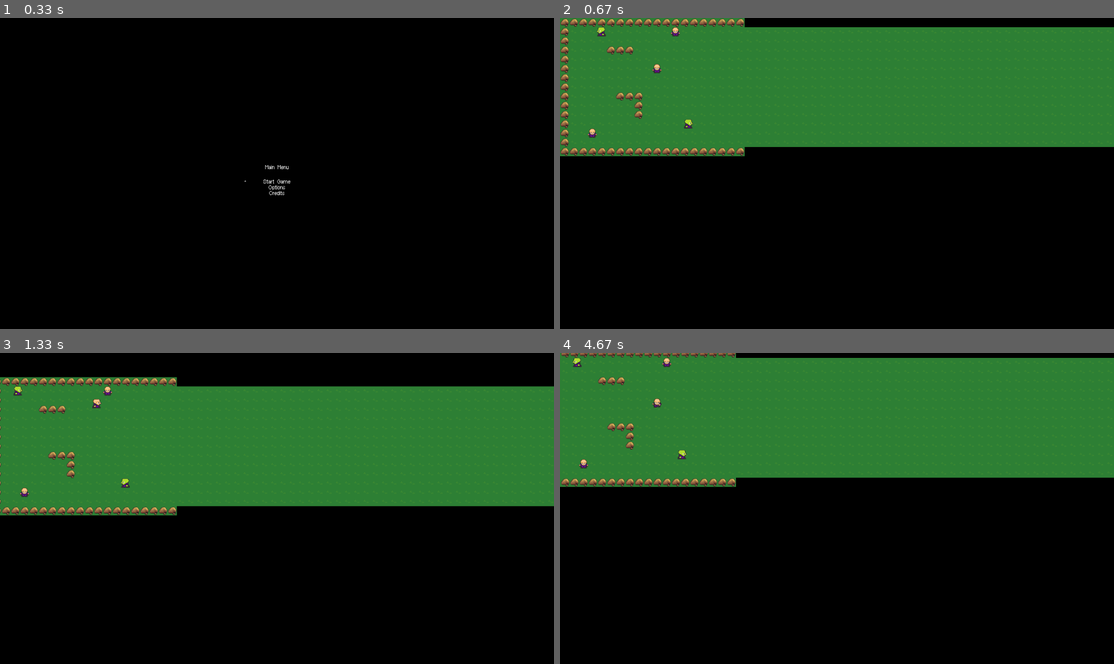
Above: before the commit, frames 1-4 (two rows, left to right).
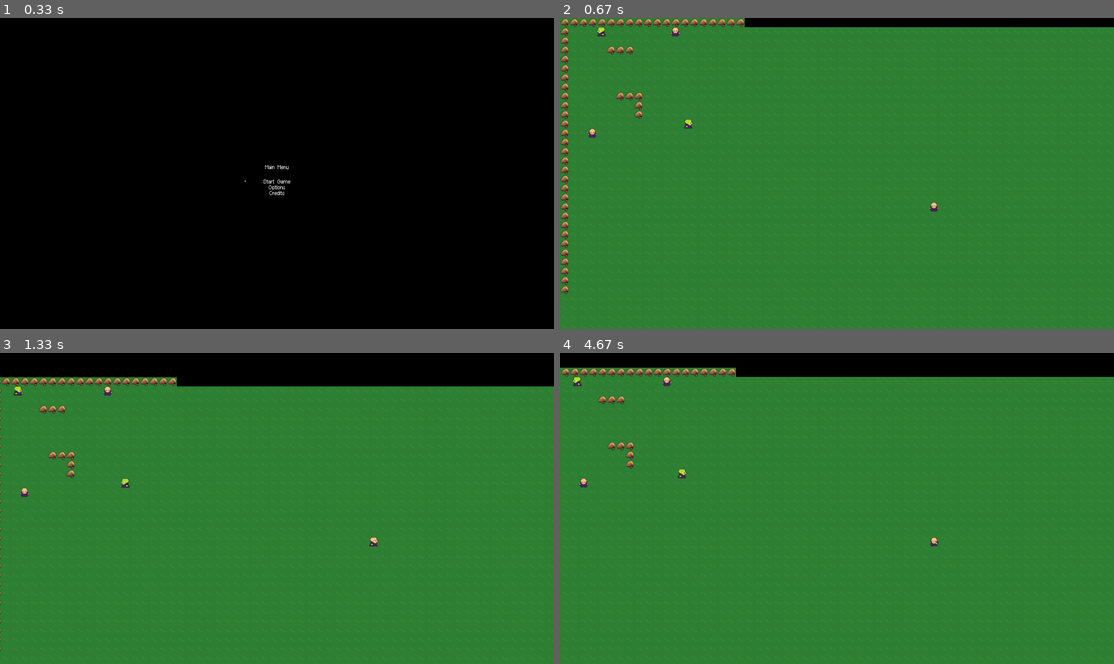
Above: after the commit, the same moments.

Repository: RyanNageer/Pygame
Game: pygame game, started from main.py
Two runs of this game, one before a commit and one after it. Both use one fixed random seed, a clock stepped at 60 frames per second and the inputs below.
Inputs:
- Up to frame 1 (0.33 s): no input
- Up to frame 2 (0.67 s): tap Enter at 0.33 s
- Up to frame 3 (1.33 s): hold Up 0.67-1.13 s; hold Right from 1.17 s (still down)
- Up to frame 4 (4.67 s): release Right at 1.63 s; hold Left 1.67-2.2 s; hold Down 2.23-2.53 s; hold Left 2.57-2.97 s; tap Space at 3 s; hold Up 3.33-3.7 s; hold Right 3.73-4.37 s; hold Down from 4.4 s (still down)

Frame 1 is identical in both runs. In frame 2, 58% of the frame differs, in the area x 0-100%, y 14-100%; in frame 3, 50%; in frame 4, 66%, in the area x 0-100%, y 0-100%.

Commit message:
Created the camera class. Going to try and implement it.

Diff:
--- /dev/null
+++ b/camera.py
@@ -0,0 +1,55 @@
+import pygame
+vec = pygame.math.Vector2
+from abc import ABC, abstractmethod # Inheriting from ABC tells Python: this class may contain abstract methods and can be treated as an abstract base class
+
+#Camera needs to be able to switch between 3 modes: Auto movement, follow the player, and static border mode where it doesnt move
+class Camera:
+    def __init__(self, player):
+        self.player = player
+        self.offset = vec(0,0) # What we use to frame our camera in the right position
+        self.offset_float = vec(0,0) # stores precise position of our offset
+        self.DISPLAY_W, self.DISPLAY_H = 1920, 1080
+        self.CONST = vec(-self.DISPLAY_W / 2 + player.rect.w / 2, -self.player.ground_y + 20)
+
+    def setmethod(self, method): # Picks the method we're using, whether it be auto, follow, or border
+        self.method = method
+
+    def scroll(self): # Abstract Class, strategy pattern
+        self.method.scroll()
+
+class CamScroll(ABC): # Inheriting from ABC tells Python: this class may contain abstract methods and can be treated as an abstract base class
+    def __init__(self, camera, player):
+        self.camera = camera
+        self.player = player
+
+    @abstractmethod # @abstractmethod – marks methods that must be overridden, if the line under it isn't filled then python will report something has gone wrong.
+    def scroll(self):
+        pass
+
+class Follow(CamScroll):
+    def __init__(self, camera, player):
+        CamScroll.__init__(self, camera, player)
+
+                      # we subtract the position of the player by the position of the camera in order to put the camera in the correct spot at the position of the player
+    def scroll(self): # if we subtract the position of the camera by an offset the player will always be in the middle of the screen
+        self.camera.offset_float.x += (self.player.rect.x - self.camera.offset_float.x + self.camera.CONST.x)
+        self.camera.offset_float.x += (self.player.rect.y - self.camera.offset_float.y + self.camera.CONST.y)
+        self.camera.offset.x, self.camera.offset.y = int(self.camera.offset_float.x), int(self.camera.offset_float.y)
+
+class Border(CamScroll):
+    def __init__(self, camera, player):
+        CamScroll.__init__(self, camera, player)
+
+    def scroll(self):
+        self.camera.offset_float.x += (self.player.rect.x - self.camera.offset_float.x + self.camera.CONST.x)
+        self.camera.offset_float.x += (self.player.rect.y - self.camera.offset_float.y + self.camera.CONST.y)
+        self.camera.offset.x, self.camera.offset.y = int(self.camera.offset_float.x), int(self.camera.offset_float.y)
+        self.camera.offset.x = max(self.player.left_border, self.camera.offset.x) # handles the left border # to stop the camera from scrolling in the left when we hit the border of the play area
+        self.camera.offset.x = min(self.camera.offset.x, self.player.right_border - self.camera.DISPLAY_W)
+
+class Auto(CamScroll): # Screen moving independently of the player
+    def _init__(self, camera, player):
+        CamScroll.__init__(self, camera, player)
+
+    def scroll(self):
+        self.camera.offset.x += 1 # move the camera by one pixel every frame, positive moves it right, negative moves it left
--- a/config.py
+++ b/config.py
@@ -24,7 +24,7 @@
 'B......................................................................................B',
 'B....BBB...............................................................................B',
 'B......................................................................................B',
-'B.........P............................................................................B',
+'B.....................................................................................B',
 'B......................................................................................B',
 'B......................................................................................B',
 'B.....BBB..............................................................................B',
@@ -33,16 +33,32 @@
 'B.............E........................................................................B',
 'B..N...................................................................................B',
 'B......................................................................................B'
-'....................................................................B'
-'....................................................................B'
-'....................................................................B'
-'....................................................................B'
-'....................................................................B'
-'....................................................................B'
-'....................................................................B'
-'....................................................................B'
-'....................................................................B'
-'....................................................................B'
+'B......................................................................................B',
+'B......................................................................................B',
+'B......................................................................................B',
+'B......................................................................................B',
+'B......................................................................................B',
+'B......................................................................................B',
+'B......................................................................................B',
+'B.......................................P..............................................B',
+'B......................................................................................B',
+'B......................................................................................B',
+'B......................................................................................B',
+'B......................................................................................B',
+'B......................................................................................B',
+'B......................................................................................B',
+'B......................................................................................B',
+'B......................................................................................B',
+'B......................................................................................B',
+
+'....................................................................B',
+'....................................................................B',
+'....................................................................B',
+'....................................................................B',
+'....................................................................B',
+'....................................................................B',
+'....................................................................B',
+'....................................................................B',
 'B',
 'BBBBBBBBBBBBBBBBBBBB',
 ]
--- a/game.py
+++ b/game.py
@@ -2,6 +2,7 @@
 from menu import * # now we have access to the MainMenu class
 from sprites import *
 from config import *
+from camera import *
 
 class Game(): # Contains our info and variables related to the game, user inputs, game loop, drawing stuff to the screen,
     def __init__(self):
